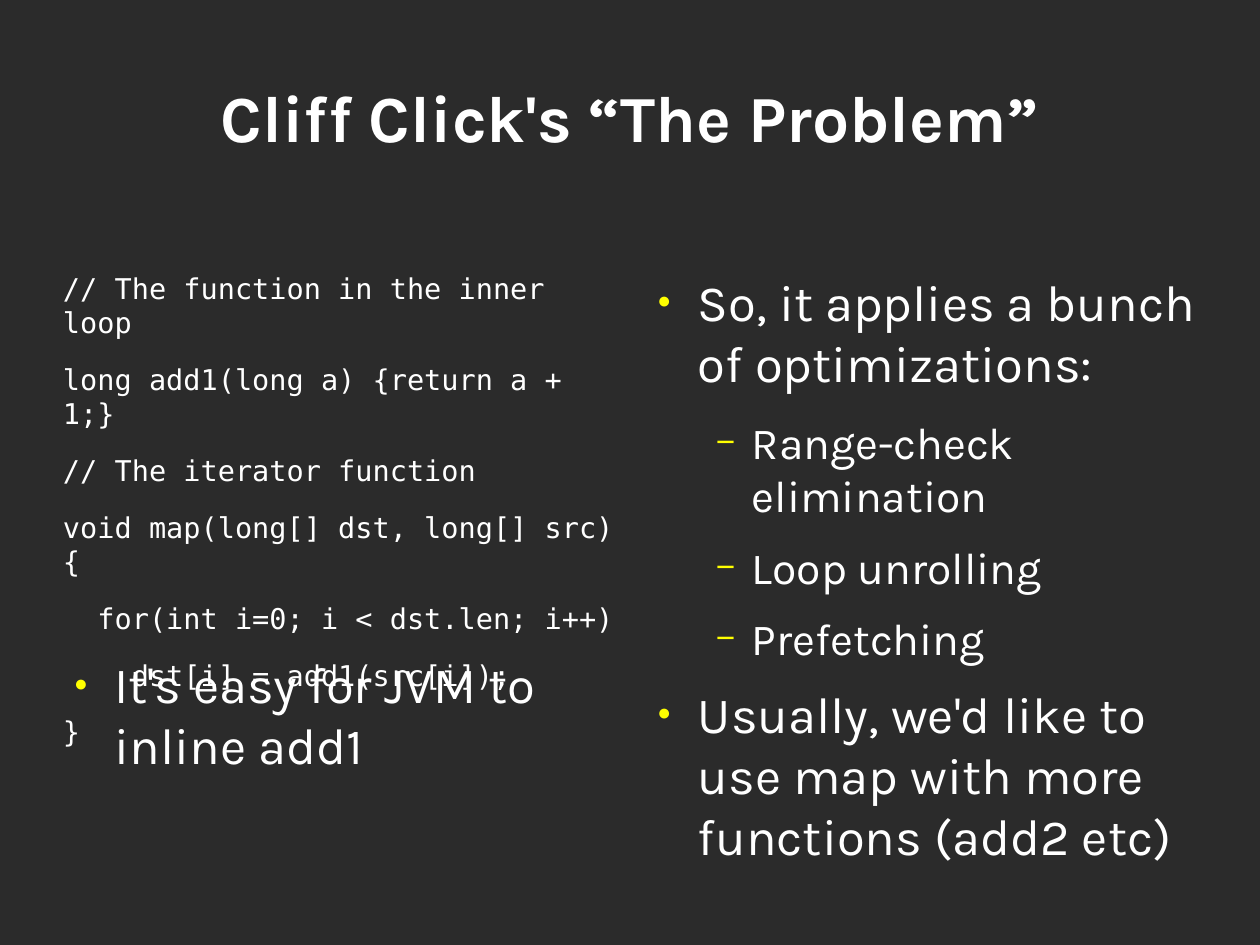
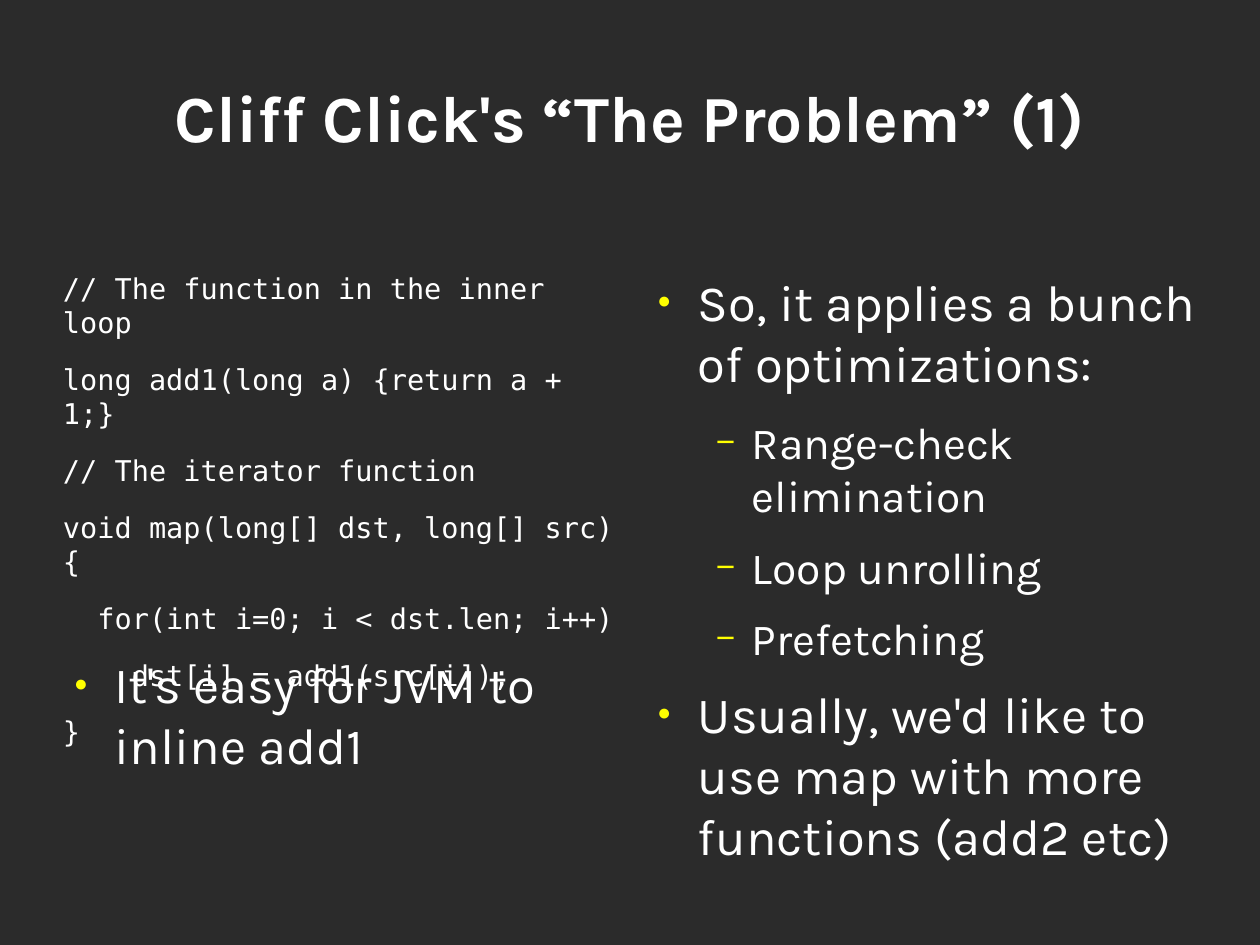
Before and after one commit to geo-kollias/msc-thesis-tex, a slide deck: slide 3 of geokollias_msc_thesis_pres.odp. Drawn at 1260x945 pixels with LibreOffice and Linux fonts; fonts in the diff are those of the drawing; background and template pictures are left out; a plain dark background stands for a picture behind light text. Boxes give left, top, right and bottom in pixels: in the first picture for what was removed or moved away, otherwise in the second. Text is boxed around its words. In the diff, an @@ line names an element or a change of style, - is before the commit and + after.

```diff
--- a/geokollias_msc_thesis_pres.odp
+++ b/geokollias_msc_thesis_pres.odp
@@ title at bbox=[174, 92, 1085, 150]: text changed @@
-Cliff Click's “The Problem”
+Cliff Click's “The Problem” (1)
```
Also in this commit, not shown: 10 other slides changed, 4 slides added.
